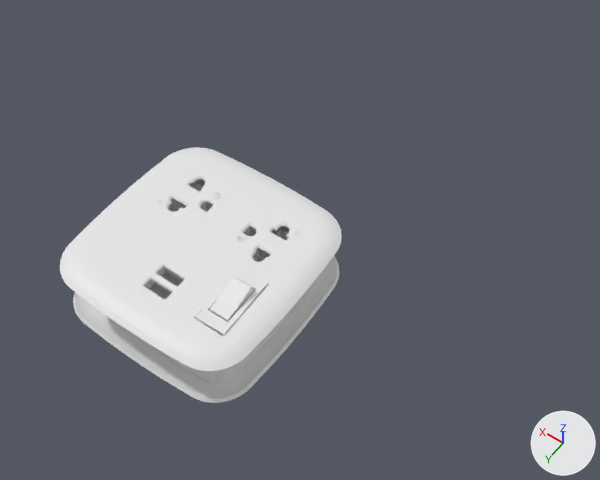
Renders of the glTF model public/models/plug/Un2.glb from each side of a commit.
Before and after are seen from a 50 mm camera at (-0.168, 0.164, 0.359) aimed at (-0.035, -0.021, 0.068). The axes (+X, +Y, +Z) are drawn at lower right. The lights are the same throughout. Where no turn or scale is listed for an object, it has been applied to the vertices. Vertices at the same position are counted once.

The first picture shows 'Bottom', 'Swit', 'Top'.
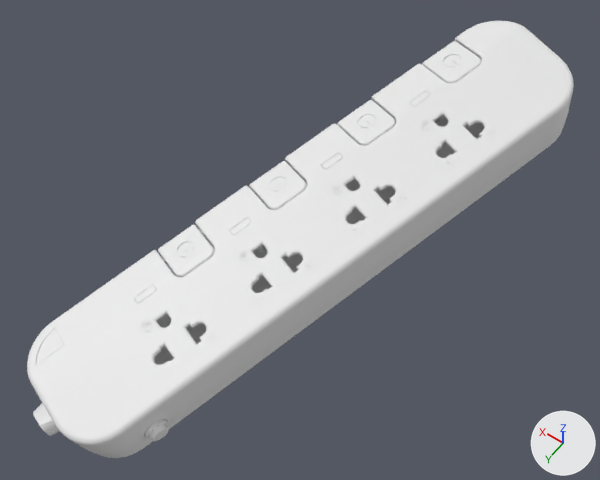
Where the change shows, as pixel boxes [x1, y1, x2, y2] in the pictures (600 x 480 px):
'Top_Front', added
    after: [27, 21, 574, 445]
'Bottom', reshaped, moved, turned
    before: [60, 147, 342, 371]
    after: [158, 41, 481, 277]
'Swit', reshaped, moved, turned
    before: [195, 267, 268, 336]
    after: [91, 114, 568, 458]
'Top', deleted
    before: [73, 180, 339, 403]
'Top_Side', added
    after: [33, 96, 572, 453]
part 1 of me_bottom_001, deleted
    before: [60, 147, 342, 371]
part 2 of me_bottom_001, added
    after: [158, 224, 215, 277]
part 3 of me_bottom_001, added
    after: [249, 161, 307, 210]
part 4 of me_bottom_001, added
    after: [422, 41, 481, 83]
part 5 of me_bottom_001, added
    after: [337, 100, 396, 145]
part 6 of me_bottom_003, deleted
    before: [209, 277, 255, 322]
part 7 of me_bottom_003, built on
    before: [195, 275, 268, 336]
    after: [91, 114, 568, 458]

Patch to the scene script:
```diff
--- a/public/models/plug/Un2.glb.py
+++ b/public/models/plug/Un2.glb.py
@@ me_bottom_001 @@
 # used by ob_bottom; parent = ob_world; location = (0.0, 0.0, 0.0)
-me_bottom_001.from_pydata(...)  # 4630 vertices, 9139 faces; spans x -0.0481..0.0578, y -0.053..0.053, z 0.0229..0.0568
+me_bottom_001.from_pydata(...)  # 4728 vertices, 9452 faces; spans x 0.008..0.0303, y -0.0025..0.0168, z 0.0815..0.2501
+# me_bottom_001 part 1: 4630 vertices removed from x -0.0481..0.0578, y -0.053..0.053, z 0.0229..0.0568
+# me_bottom_001 part 2: 1182 vertices added at x 0.008..0.0303, y -0.0025..0.0168, z 0.0815..0.1061
+# me_bottom_001 part 3: 1182 vertices added at x 0.008..0.0303, y -0.0025..0.0168, z 0.1295..0.1541
+# me_bottom_001 part 4: 1182 vertices added at x 0.008..0.0303, y -0.0025..0.0168, z 0.2255..0.2501
+# me_bottom_001 part 5: 1182 vertices added at x 0.008..0.0303, y -0.0025..0.0168, z 0.1775..0.2021
+me_bottom_001.materials.append(mat_mat_bottom)  # white #e7e7e7
@@ me_bottom_003 @@
 # used by ob_swit; parent = ob_world; location = (-0.0256, 0.0166, 0.0398); rotation_euler = (1.592, 0.00576, -1.543), in degrees (91, 0.3, -88)
-me_bottom_003.from_pydata(...)  # 490 vertices, 984 faces; spans x -0.0161..0.0161, y -0.0058..0.0223, z -0.0077..0.0077
+me_bottom_003.from_pydata(...)  # 5836 vertices, 11692 faces; spans x -0.0305..0.0305, y -0.0186..0.0097, z -0.132..0.13
+# me_bottom_003 part 6: the loose piece of 248 vertices spanning x -0.0098..0.0098, y 0.0131..0.0223, z -0.0049..0.0049 is deleted
+# me_bottom_003 part 7: 242 vertices removed from x -0.0161..0.0161, y -0.0058..0.018, z -0.0077..0.0077; 5836 vertices added at x -0.0305..0.0305, y -0.0186..0.0097, z -0.132..0.13
+me_bottom_003.materials.append(mat_mat_swit)  # white #e7e7e7
@@ ob_bottom @@
 ob_bottom = bpy.data.objects.new('Bottom', me_bottom_001)
-ob_bottom.parent = ob_world
-ob_bottom.location = (0.0, 0.0, 0.0)
+ob_bottom.parent = ob_assem2
+ob_bottom.location = (-0.0182, 0.0147, -0.141)
+ob_bottom.rotation_euler = (0.0, 0.0, -0.0175)  # degrees (0, 0, -1)
@@ ob_swit @@
 ob_swit = bpy.data.objects.new('Swit', me_bottom_003)
-ob_swit.parent = ob_world
-ob_swit.location = (-0.0256, 0.0166, 0.0398)
-ob_swit.rotation_euler = (1.592, 0.00576, -1.543)  # degrees (91, 0.3, -88)
+ob_swit.parent = ob_assem2
+ob_swit.location = (-0.0175, 0.0146, 0.00304)
@@ ob_top @@
-ob_top = bpy.data.objects.new('Top', me_top_001)
@@ ob_assem2 @@
+ob_assem2 = bpy.data.objects.new('Assem2', None)
+ob_assem2.location = (-0.0225, -0.0306, 0.0638)
+ob_assem2.rotation_euler = (1.323, -0.112, -0.324)  # degrees (76, -6.4, -19)
@@ ob_top_side @@
+ob_top_side = bpy.data.objects.new('Top_Side', me_mat__top_side)  # 843 vertices, 1346 faces; spans x -0.091..0.043, y -0.219..0.033, z -0.013..0.073; in mat_mat__top_side (white #e7e7e7)
+ob_top_side.location = (-0.0159, 0.0719, 0.0499)
@@ ob_top_front @@
+ob_top_front = bpy.data.objects.new('Top_Front', me_mat__top_front)  # 16974 vertices, 33598 faces; spans x -0.091..0.043, y -0.219..0.033, z -0.016..0.075; in mat_mat__top_front (white #e7e7e7)
+ob_top_front.location = (-0.0159, 0.0719, 0.0499)
```
